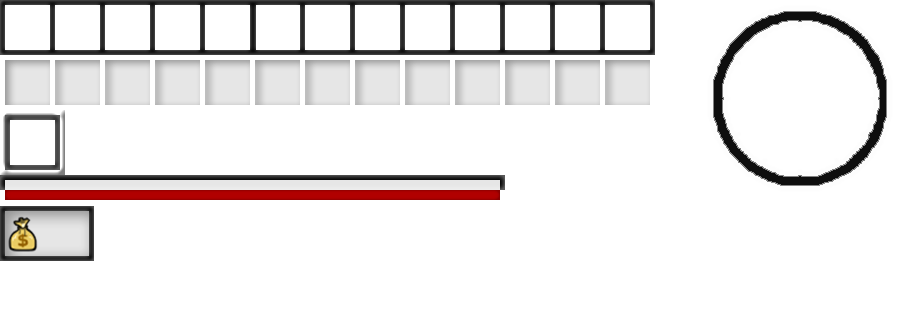
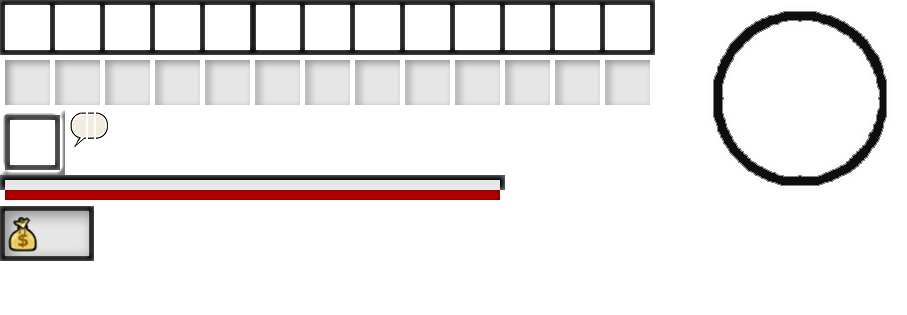
Revision of a layered 907×315 image; what changed, layer by layer:
added layer "Layer 6" above "Layer 5" over [70,112,108,148]
